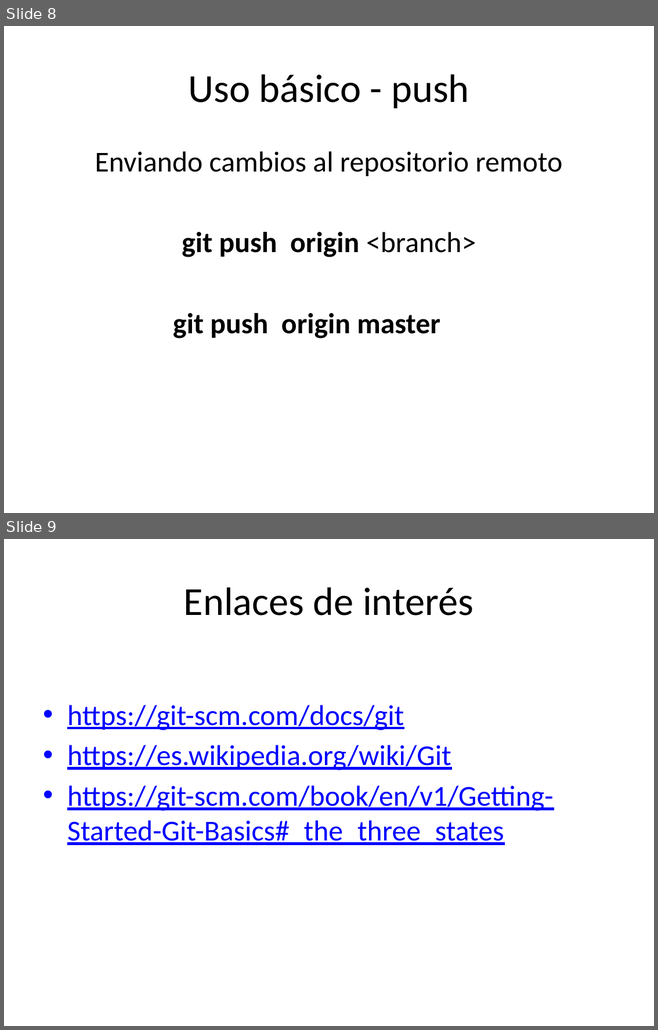
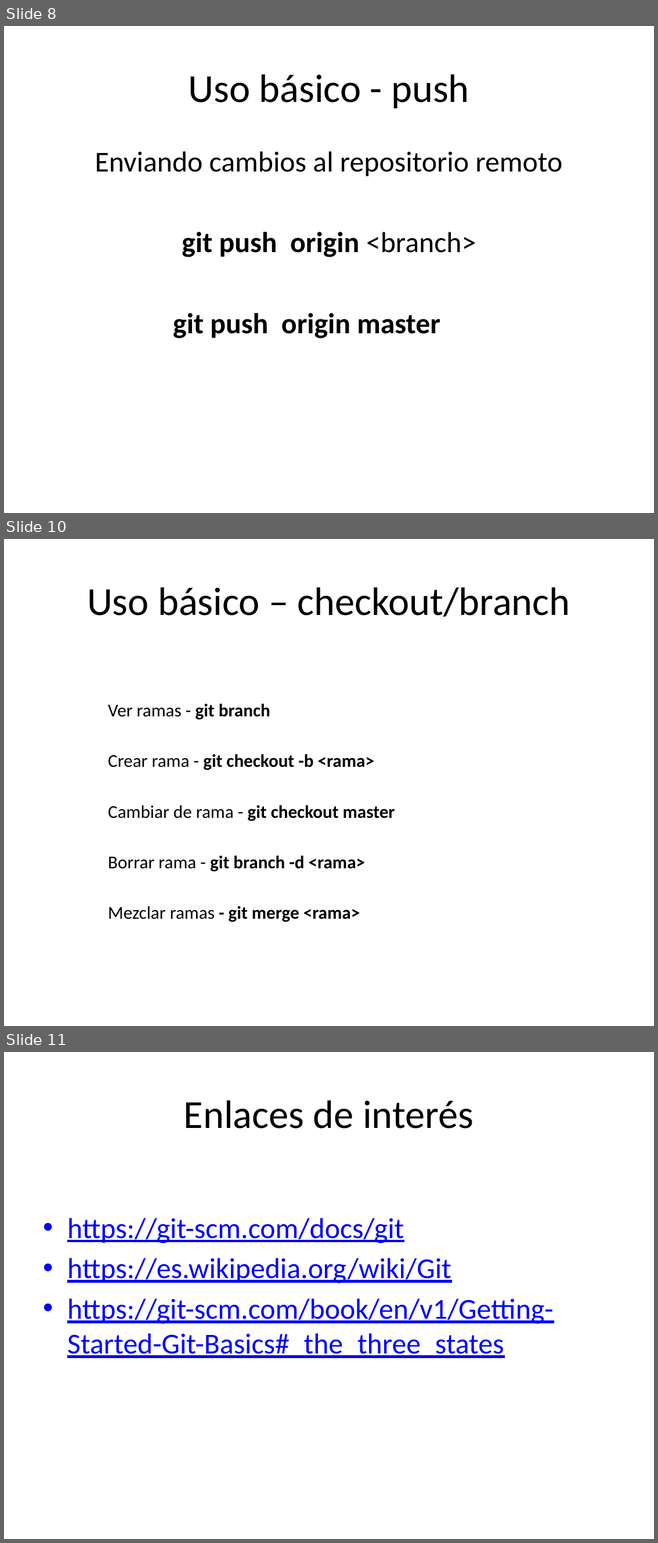
Before and after one commit to ceta-project/materiales, a slide deck: Ceta-01-Git.pptx. Shown one above the other, each under a label of ours: slides 8 and 9 before the commit, slides 8, 10 and 11 after it; the slides between them are not shown. The pictures are 658x1030 and 658x1543 pixels, drawn with LibreOffice and Linux fonts; fonts in the diff are those of the drawing. Boxes give left, top, right and bottom in pixels: in the first picture for what was removed or moved away, otherwise in the second. Text is boxed around its words. In the diff, an @@ line names an element or a change of style, - is before the commit and + after.

Commit message:
branches - cs - http

```diff
--- a/Ceta-01-Git.pptx
+++ b/Ceta-01-Git.pptx
@@ slide 10 added at box(4, 539, 654, 1026), background #FFFFFF @@
@@ title added at box(87, 587, 570, 617), 44 pt, text #000000 @@
+Uso básico – checkout/branch
@@ text added at box(108, 704, 395, 922), 20 pt, text #000000, bold @@
+Ver ramas - git branch
+Crear rama - git checkout -b <rama>
+Cambiar de rama - git checkout master
+Borrar rama - git branch -d <rama>
+Mezclar ramas - git merge <rama>
@@ what was slide 9 is now slide 11 @@
```
Also in this commit, not shown: 1 slide changed, 1 other slide added, 1 other file.
